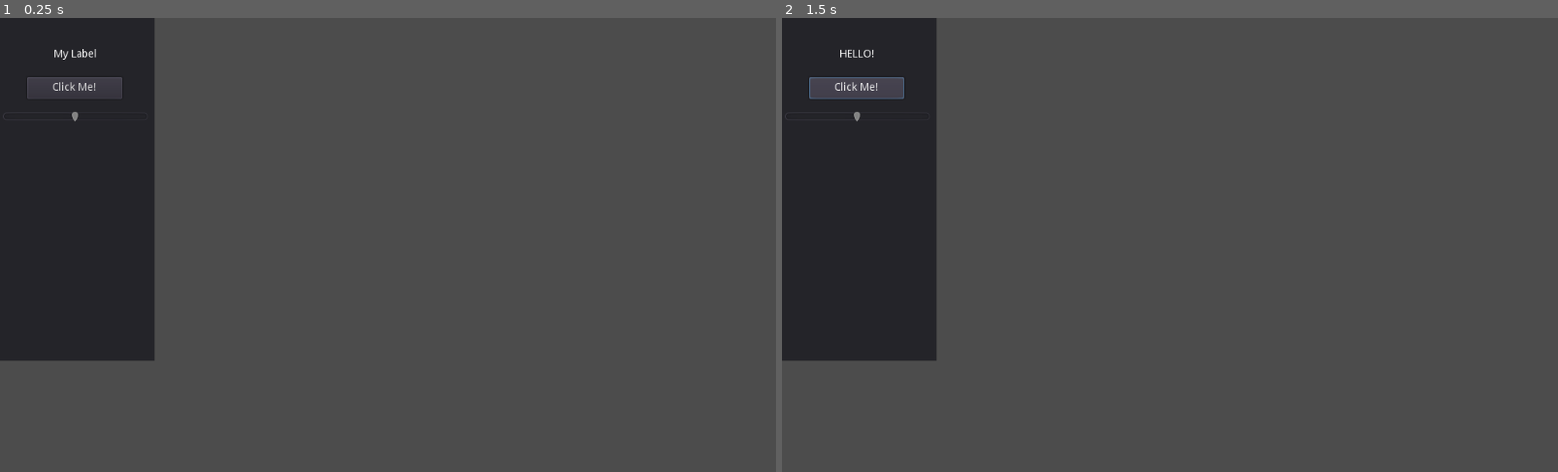
Above: before the commit, frames 1-2 (left to right).
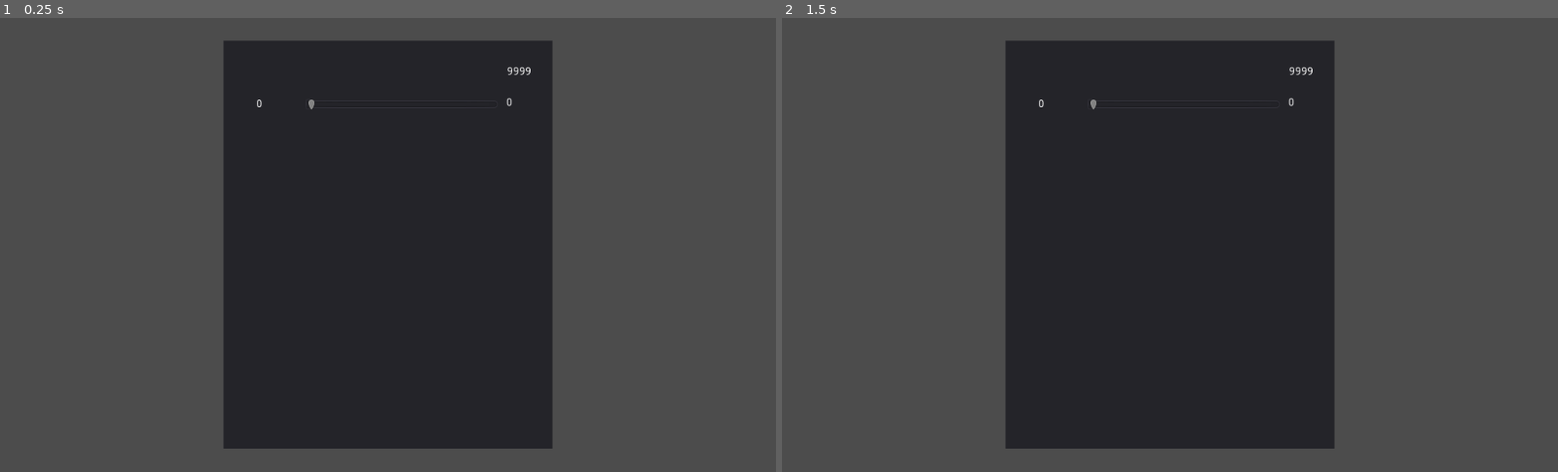
Above: after the commit, the same moments.

Repository: toende/openHansa
Game: Godot game, scene res://Main.tscn
Two runs of this game, one before a commit and one after it. Both use one fixed random seed, a clock stepped at 60 frames per second and the inputs below. Before the commit the project starts from res://sayhello.tscn.
Inputs (mouse positions are in pixels of both pictures, inside the frame that each line leads up to):
- Up to frame 1 (0.25 s): no input
- Up to frame 2 (1.5 s): click (859, 86) at 0.5 s, where only the run before the commit has a clickable "Click Me!"; click (859, 86) at 1.25 s, where only the run before the commit has a clickable "Click Me!"

The runs differ from the first frame. In frame 1, 52% of the frame differs, in the area x 0-72%, y 0-95%; in frame 2, 52%.

Commit message:
add player

Diff:
--- /dev/null
+++ b/Main.tscn
@@ -0,0 +1,10 @@
+[gd_scene load_steps=3 format=2]
+
+[ext_resource path="res://Player.tscn" type="PackedScene" id=1]
+[ext_resource path="res://Shop.tscn" type="PackedScene" id=2]
+
+[node name="Main" type="Node" index="0"]
+
+[node name="Player" parent="." index="0" instance=ExtResource( 1 )]
+
+[node name="Shop" parent="." index="1" instance=ExtResource( 2 )]
--- a/Panel.gd
+++ b/Panel.gd
@@ -5,13 +5,16 @@
 # var b = "textvar"
 
 var GrainPrice = 7
+var PlayerMoney = 0
 
 func _ready():
+	get_node("HSliderGrain").connect("value_changed",self,"_on_slider_moved")
+	PlayerMoney = get_node("/root/Main/Player").money
 
-	get_node("HSliderGrain").connect("value_changed",self,"_on_slider_moved")
+	get_node("LabelPlayerGold").text=String(PlayerMoney)
 	pass
 
 func _on_slider_moved(value):
 	get_node("LabelGrainShopAmnt").text=String(value)
 	get_node("LabelGrainPlayerAmnt").text=String(value)
-	get_node("LabelPlayerGold").text=String(value*GrainPrice)
+	get_node("LabelPlayerGold").text=String(PlayerMoney)
--- /dev/null
+++ b/Player.gd
@@ -0,0 +1,13 @@
+extends Node
+
+var money = 9999
+
+func _ready():
+	# Called every time the node is added to the scene.
+	# Initialization here
+	pass
+
+#func _process(delta):
+#	# Called every frame. Delta is time since last frame.
+#	# Update game logic here.
+#	pass
--- /dev/null
+++ b/Player.tscn
@@ -0,0 +1,7 @@
+[gd_scene load_steps=2 format=2]
+
+[ext_resource path="res://Player.gd" type="Script" id=1]
+
+[node name="Player" type="Node"]
+
+script = ExtResource( 1 )
--- a/sayhello.gd
+++ b/Shop.gd
@@ -1,4 +1,4 @@
-extends Panel
+extends Node
 
 # class member variables go here, for example:
 # var a = 2
@@ -7,17 +7,9 @@
 func _ready():
 	# Called every time the node is added to the scene.
 	# Initialization here
-	get_node("Button").connect("pressed",self,"_on_button_pressed")
-	get_node("HSlider").connect("value_changed",self,"_on_slider_moved")
 	pass
 
 #func _process(delta):
 #	# Called every frame. Delta is time since last frame.
 #	# Update game logic here.
 #	pass
-
-func _on_button_pressed():
-    get_node("Label").text="HELLO!"
-
-func _on_slider_moved(value):
-    get_node("Label").text=String(value)
--- a/Shop.tscn
+++ b/Shop.tscn
@@ -1,8 +1,11 @@
-[gd_scene load_steps=2 format=2]
+[gd_scene load_steps=3 format=2]
 
-[ext_resource path="res://Panel.gd" type="Script" id=1]
+[ext_resource path="res://Shop.gd" type="Script" id=1]
+[ext_resource path="res://Panel.gd" type="Script" id=2]
 
-[node name="Shop" type="Node" index="0"]
+[node name="Shop" type="Node"]
+
+script = ExtResource( 1 )
 
 [node name="Panel" type="Panel" parent="." index="0"]
 
--- a/project.godot
+++ b/project.godot
@@ -11,7 +11,7 @@
 [application]
 
 config/name="openHansa"
-run/main_scene="res://sayhello.tscn"
+run/main_scene="res://Main.tscn"
 config/icon="res://icon.png"
 
 [rendering]
--- a/sayhello.tscn
+++ /dev/null
@@ -1,92 +0,0 @@
-[gd_scene load_steps=2 format=2]
-
-[ext_resource path="res://sayhello.gd" type="Script" id=1]
-
-[node name="Panel" type="Panel"]
-
-anchor_left = 0.0
-anchor_top = 0.0
-anchor_right = 0.0
-anchor_bottom = 0.0
-margin_right = 204.0
-margin_bottom = 453.0
-rect_pivot_offset = Vector2( 0, 0 )
-mouse_filter = 0
-mouse_default_cursor_shape = 0
-size_flags_horizontal = 1
-size_flags_vertical = 1
-script = ExtResource( 1 )
-
-[node name="Label" type="Label" parent="." index="0"]
-
-anchor_left = 0.0
-anchor_top = 0.0
-anchor_right = 0.0
-anchor_bottom = 0.0
-margin_left = 39.0
-margin_top = 34.0
-margin_right = 160.0
-margin_bottom = 62.0
-rect_pivot_offset = Vector2( 0, 0 )
-mouse_filter = 2
-mouse_default_cursor_shape = 0
-size_flags_horizontal = 1
-size_flags_vertical = 4
-text = "My Label"
-align = 1
-valign = 1
-percent_visible = 1.0
-lines_skipped = 0
-max_lines_visible = -1
-
-[node name="Button" type="Button" parent="." index="1"]
-
-anchor_left = 0.0
-anchor_top = 0.0
-anchor_right = 0.0
-anchor_bottom = 0.0
-margin_left = 36.0
-margin_top = 78.0
-margin_right = 161.0
-margin_bottom = 107.0
-rect_pivot_offset = Vector2( 0, 0 )
-focus_mode = 2
-mouse_filter = 0
-mouse_default_cursor_shape = 0
-size_flags_horizontal = 1
-size_flags_vertical = 1
-toggle_mode = false
-enabled_focus_mode = 2
-shortcut = null
-group = null
-text = "Click Me!"
-flat = false
-align = 1
-
-[node name="HSlider" type="HSlider" parent="." index="2"]
-
-anchor_left = 0.0
-anchor_top = 0.0
-anchor_right = 0.0
-anchor_bottom = 0.0
-margin_left = 4.0
-margin_top = 117.0
-margin_right = 195.0
-margin_bottom = 144.0
-rect_pivot_offset = Vector2( 0, 0 )
-focus_mode = 2
-mouse_filter = 0
-mouse_default_cursor_shape = 0
-size_flags_horizontal = 1
-size_flags_vertical = 0
-min_value = -100.0
-max_value = 100.0
-step = 1.0
-page = 0.0
-value = 0.0
-exp_edit = false
-rounded = false
-editable = true
-tick_count = 0
-ticks_on_borders = false
-focus_mode = 2
Not shown: 1 places in Shop.tscn that only renumber resources
